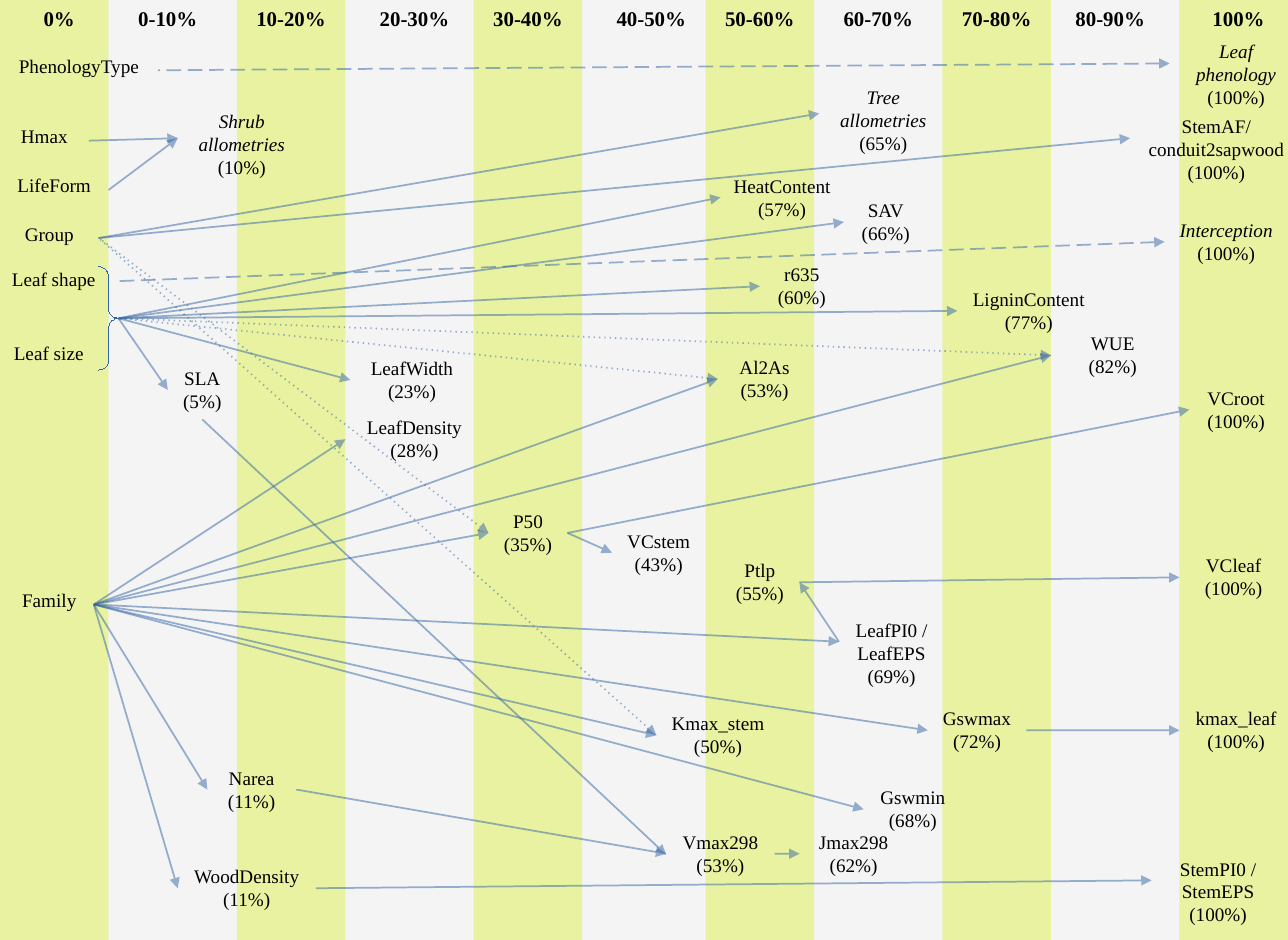
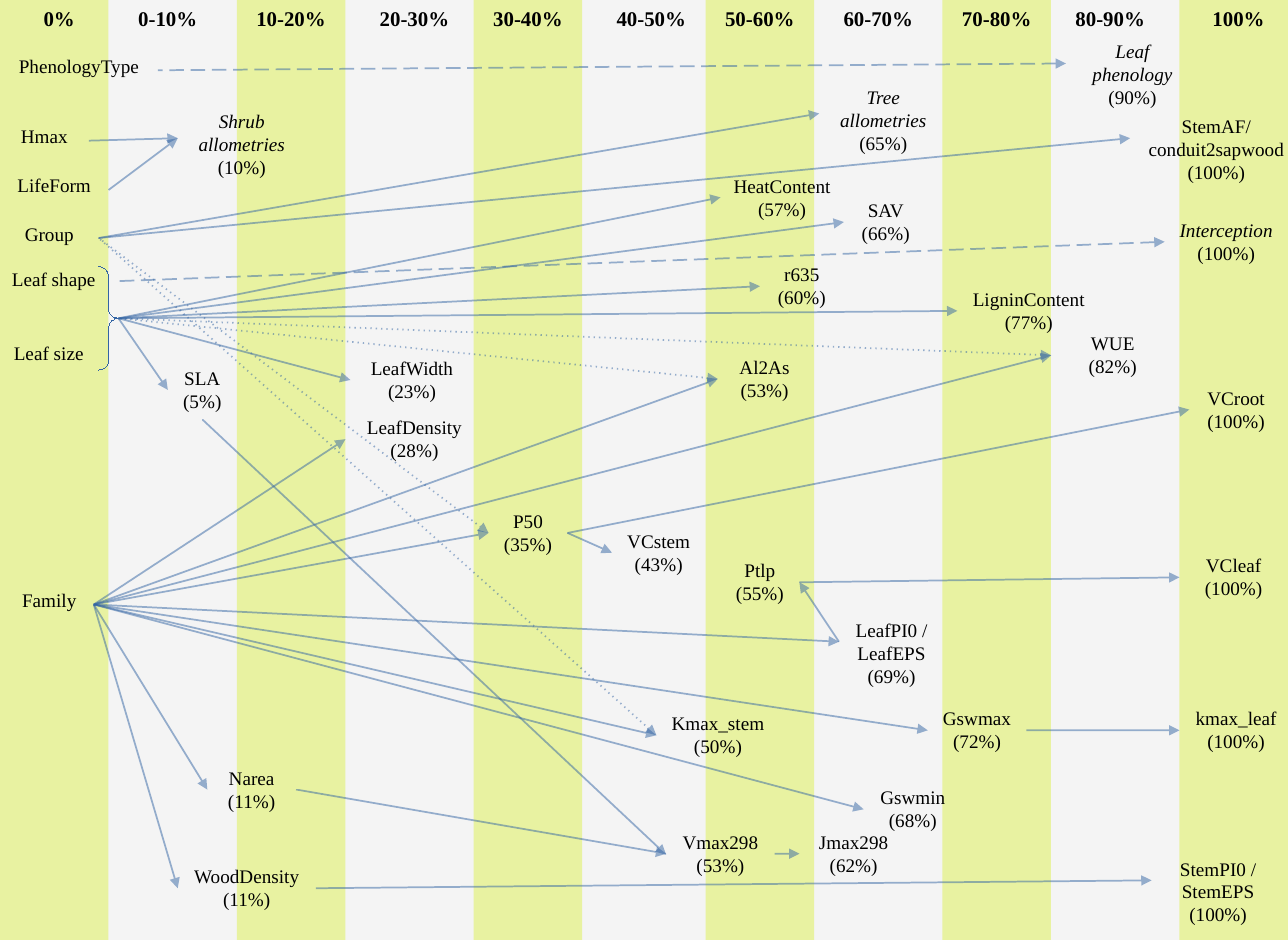
Before and after one commit to emf-creaf/medfatebook, a slide deck: slide 11 of Hydraulics.odp. Drawn at 1288x940 pixels with LibreOffice and Linux fonts; fonts in the diff are those of the drawing. Boxes give left, top, right and bottom in pixels: in the first picture for what was removed or moved away, otherwise in the second. Text is boxed around its words. In the diff, an @@ line names an element or a change of style, - is before the commit and + after.

Commit message:
update phenology

```diff
--- a/Hydraulics.odp
+++ b/Hydraulics.odp
@@ text "Leaf phenology": place and size @@
-text "Leaf phenology" at <box>1196,45,1276,108</box>
+text "Leaf phenology" at <box>1092,45,1172,108</box>
@@ arrow moved from (1169, 64) - (158, 70) to (1065, 64) - (158, 70) @@
@@ text at <box>1108,91,1156,108</box>: text changed @@
-(100%)
+(90%)
```
Also in this commit, not shown: 1 other slide changed, 38 other files.
